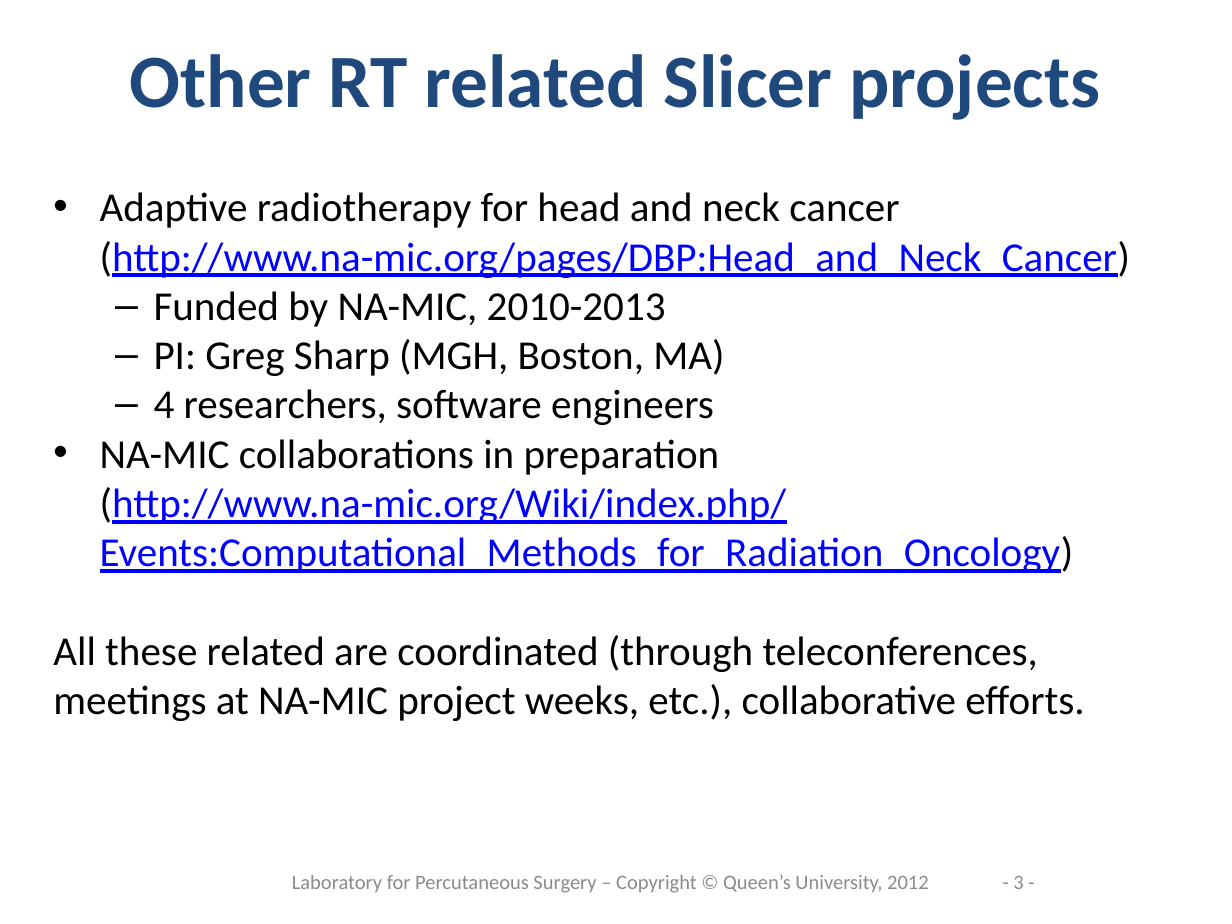
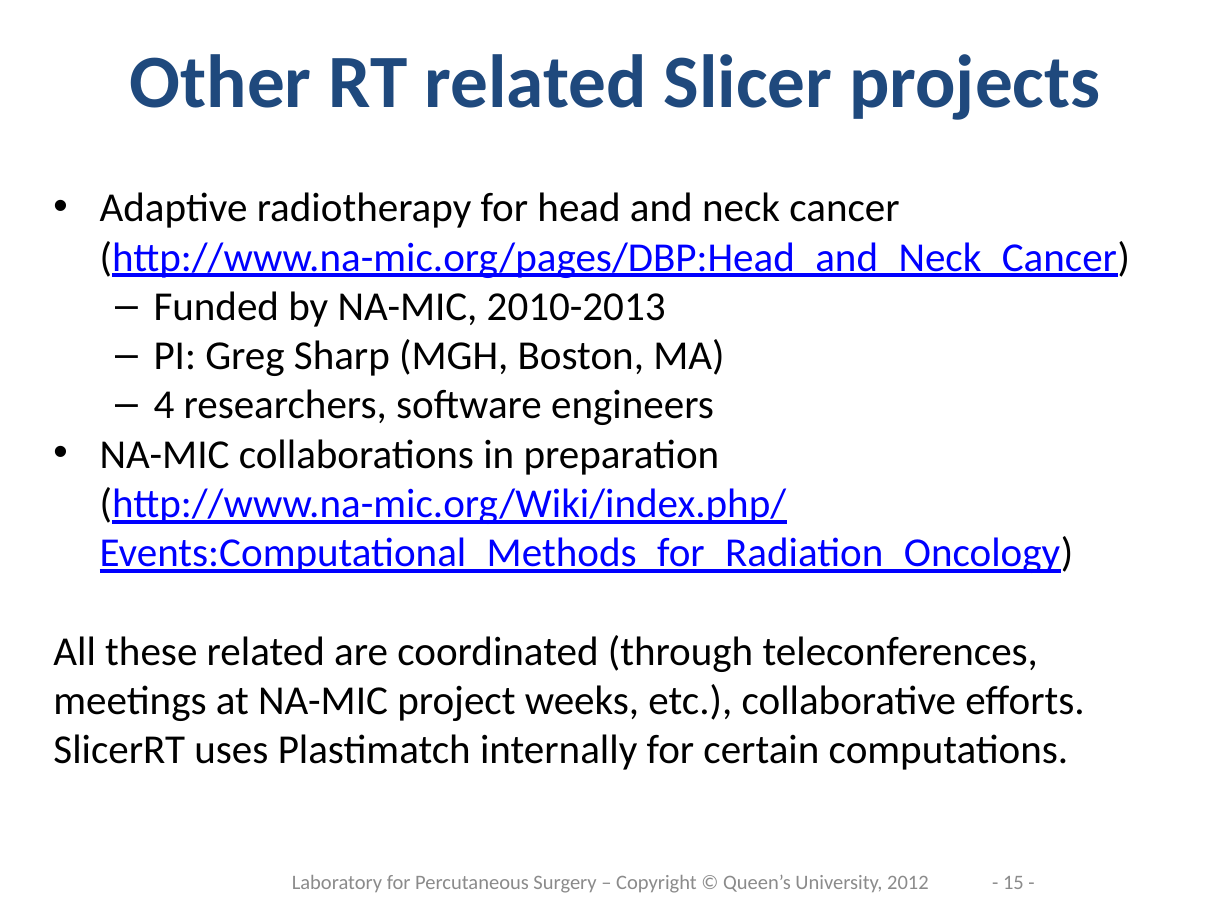
Before and after one commit to SlicerRt/SlicerRtDoc, a slide deck: slide 15 of overview/SlicerRtOverview.pptx (slide 3 before the commit). Drawn at 1232x924 pixels with LibreOffice and Linux fonts; fonts in the diff are those of the drawing; background and template pictures are left out. Boxes give left, top, right and bottom in pixels: in the first picture for what was removed or moved away, otherwise in the second. Text is boxed around its words. In the diff, an @@ line names an element or a change of style, - is before the commit and + after.

```diff
--- a/overview/SlicerRtOverview.pptx
+++ b/overview/SlicerRtOverview.pptx
@@ text at [53,734,1069,770]: paragraph added @@
+SlicerRT uses Plastimatch internally for certain computations.
@@ page number at [1003,876,1024,889]: text changed @@
-- 3 -
+- 15 -
```
Also in this commit, not shown: 4 other slides changed, 3 slides added.
